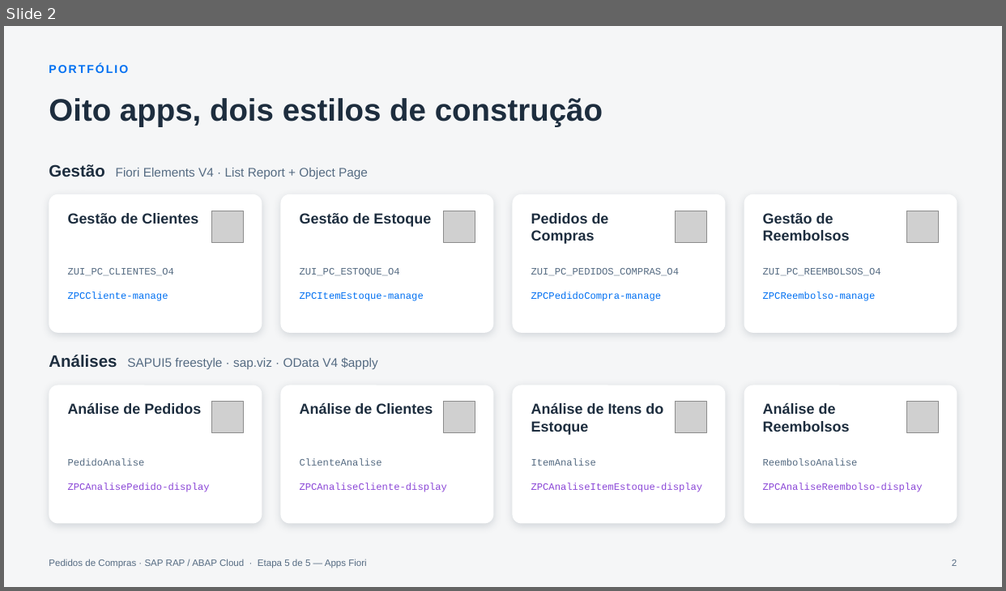
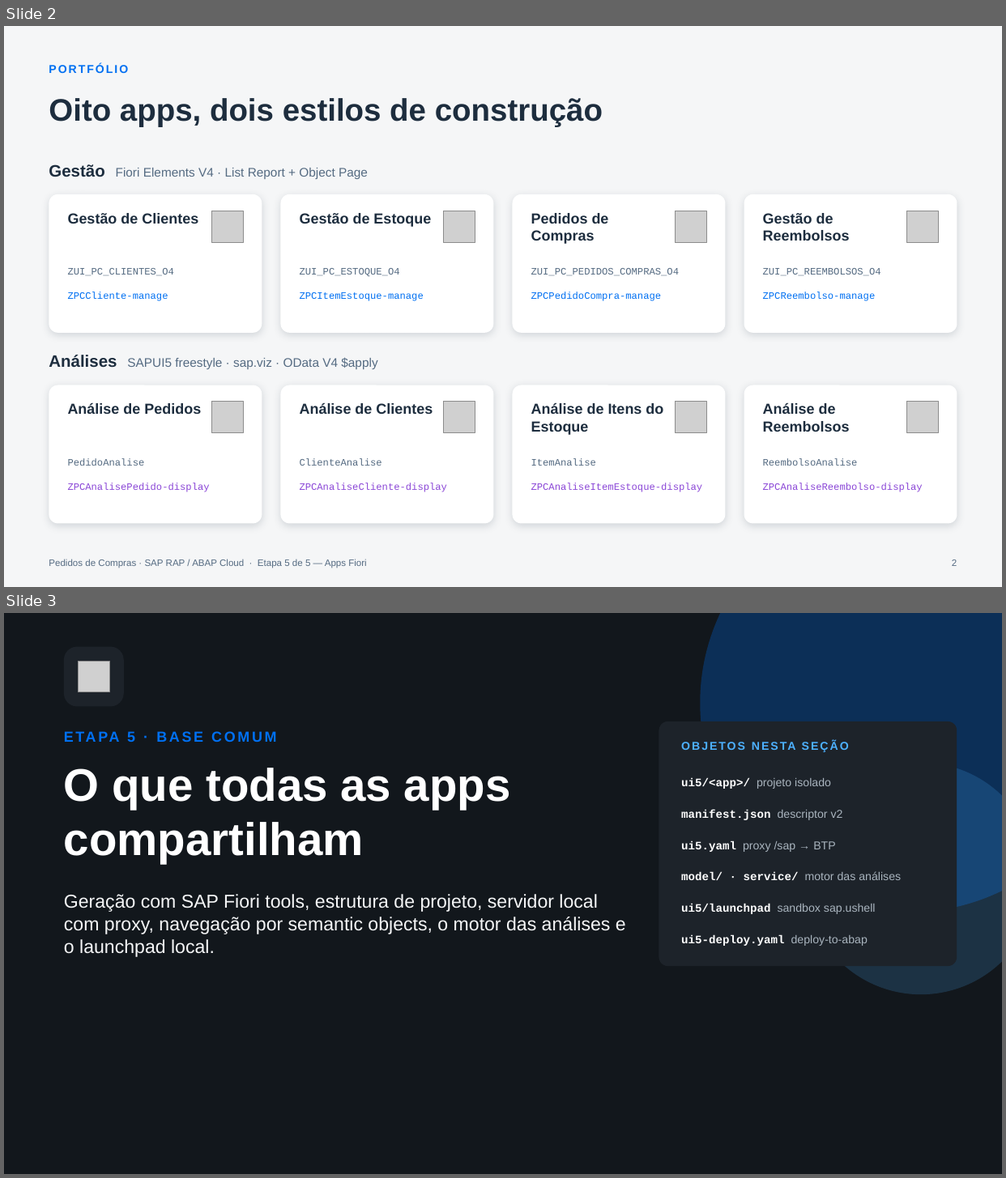
Before and after one commit to AdrianoBispo/sap-abap-rap-pedidos-de-compras-app, a slide deck: docs/apresentacoes/05-apps-fiori.pptx. Shown one above the other, each under a label of ours: slide 2 before the commit, slides 2 and 3 after it. The pictures are 1006x591 and 1006x1178 pixels, drawn with LibreOffice and Linux fonts; fonts in the diff are those of the drawing; grey boxes stand for pictures. Boxes give left, top, right and bottom in pixels: in the first picture for what was removed or moved away, otherwise in the second. Text is boxed around its words. In the diff, an @@ line names an element or a change of style, - is before the commit and + after.

```diff
--- a/docs/apresentacoes/05-apps-fiori.pptx
+++ b/docs/apresentacoes/05-apps-fiori.pptx
@@ slide 3 added at bbox=[4, 613, 1002, 1174], background #12171C @@
@@ ellipse added at bbox=[701, 613, 1002, 913], fill #0070F2 at 28% opacity @@
@@ rounded rectangle added at bbox=[64, 647, 124, 707], fill #1D232A @@
@@ picture added at bbox=[78, 661, 109, 692] @@
@@ text added at bbox=[127, 731, 135, 742], 14 pt, text #0070F2, bold @@
+ETAPA 5 · BASE COMUM
@@ rounded rectangle added at bbox=[659, 722, 957, 966], fill #1D232A @@
@@ text added at bbox=[681, 735, 935, 756], 11 pt, text #4DB1FF, bold @@
+OBJETOS NESTA SEÇÃO
@@ title added at bbox=[64, 768, 511, 864], 44 pt, text #FFFFFF, bold @@
+O que todas as apps compartilham
@@ text added at bbox=[681, 778, 831, 789], 11 pt, text #A9B4BE @@
+ui5/<app>/ projeto isolado
@@ ellipse added at bbox=[805, 763, 1002, 995], fill #4DB1FF at 18% opacity @@
@@ text added at bbox=[681, 810, 843, 820], 11 pt, text #FFFFFF, bold @@
+manifest.json descriptor v2
@@ text added at bbox=[681, 841, 835, 852], 11 pt, text #A9B4BE @@
+ui5.yaml proxy /sap → BTP
@@ text added at bbox=[681, 871, 901, 880], 11 pt, text #A9B4BE @@
+model/ · service/ motor das análises
@@ text added at bbox=[64, 894, 626, 957], 18 pt, text #F5F6F7 @@
+Geração com SAP Fiori tools, estrutura de projeto, servidor local com proxy, navegação por semantic objects, o motor das análises e o launchpad local.
@@ text added at bbox=[681, 904, 876, 914], 11 pt, text #A9B4BE @@
+ui5/launchpad sandbox sap.ushell
@@ text added at bbox=[681, 935, 867, 946], 11 pt, text #FFFFFF, bold @@
+ui5-deploy.yaml deploy-to-abap
```
Also in this commit, not shown: 7 slides changed, 15 other slides added, 3 slides removed.
